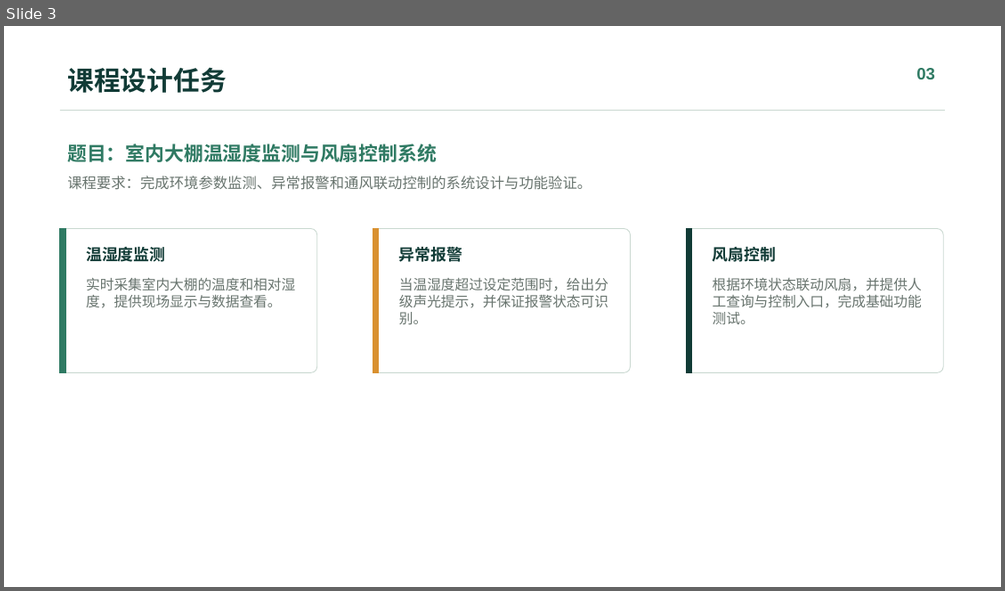
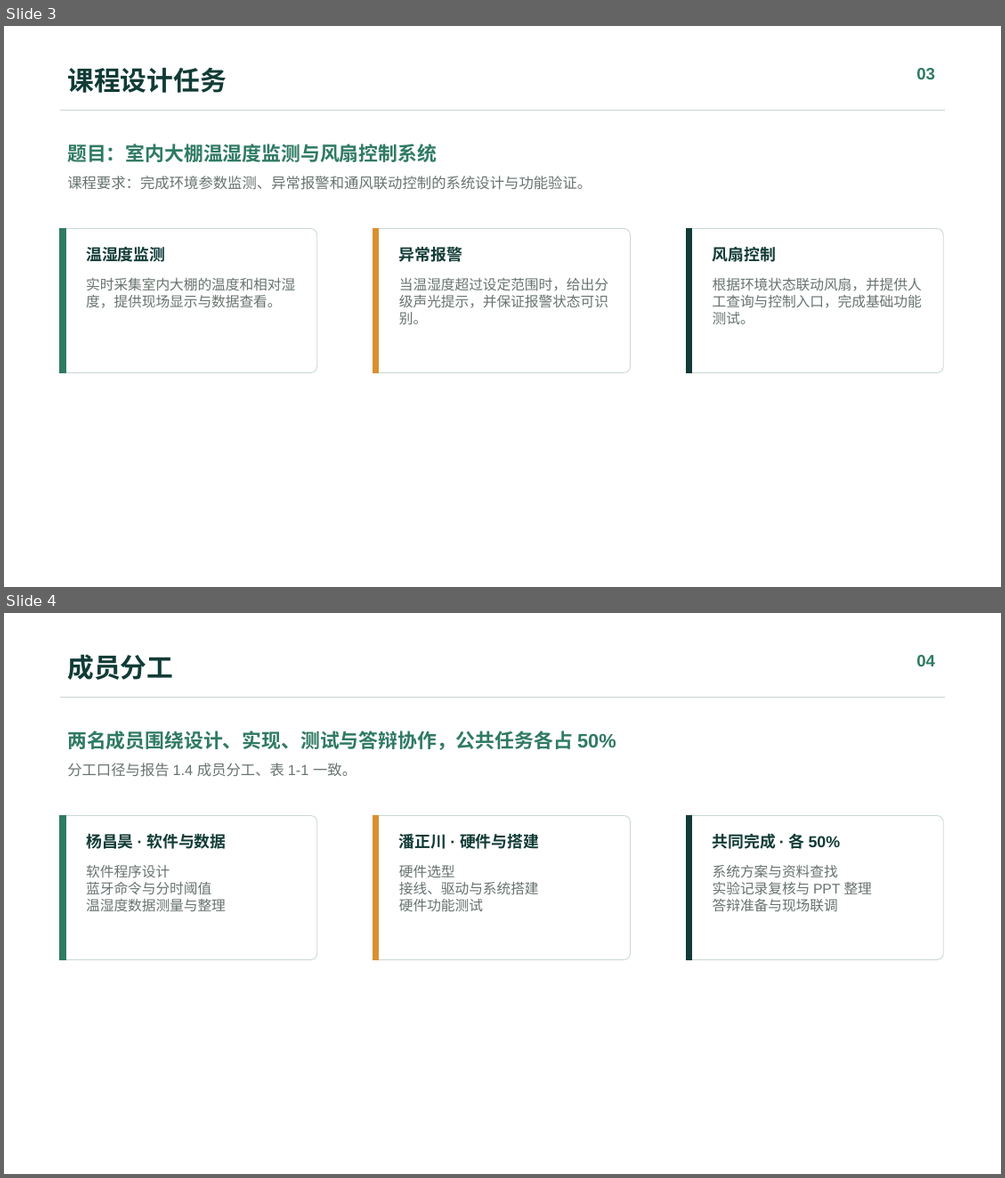
Before and after one commit to Ygreece/UNO_DHT22_OLED, a slide deck: docs/submission/室内大棚温湿度监测与风扇控制系统_答辩汇报_脱敏版.pptx. Shown one above the other, each under a label of ours: slide 3 before the commit, slides 3 and 4 after it. The pictures are 1005x591 and 1005x1178 pixels, drawn with LibreOffice and Linux fonts; fonts in the diff are those of the drawing. Boxes give left, top, right and bottom in pixels: in the first picture for what was removed or moved away, otherwise in the second. Text is boxed around its words. In the diff, an @@ line names an element or a change of style, - is before the commit and + after.

Commit message:
docs: 报告与PPT封面改为模板下划线填空，新增成员分工与硬件实物照片

```diff
--- a/docs/submission/室内大棚温湿度监测与风扇控制系统_答辩汇报_脱敏版.pptx
+++ b/docs/submission/室内大棚温湿度监测与风扇控制系统_答辩汇报_脱敏版.pptx
@@ slide 4 added at (4, 613, 1001, 1174), background #FFFFFF @@
@@ text added at (67, 654, 173, 680), 25.5 pt, text #113B36, bold @@
+成员分工
@@ text added at (916, 655, 935, 666), 16 pt, text #2F7A63, bold @@
+04
@@ line added from (60, 697) to (945, 697), #C9D8D0 0.75 pt @@
@@ text added at (67, 730, 616, 750), 18.8 pt, text #2F7A63, bold @@
+两名成员围绕设计、实现、测试与答辩协作，公共任务各占 50%
@@ text added at (67, 763, 356, 777), 14 pt, text #68746E @@
+分工口径与报告 1.4 成员分工、表 1-1 一致。
@@ rounded rectangle added at (60, 816, 317, 960), fill #FFFFFF, outline #C9D8D0 0.75 pt @@
@@ rectangle added at (60, 816, 65, 960), fill #2F7A63, outline #2F7A63 0 pt @@
@@ rounded rectangle added at (373, 816, 631, 960), fill #FFFFFF, outline #C9D8D0 0.75 pt @@
@@ rectangle added at (373, 816, 379, 960), fill #D9902F, outline #D9902F 0 pt @@
@@ rounded rectangle added at (686, 816, 943, 960), fill #FFFFFF, outline #C9D8D0 0.75 pt @@
@@ rectangle added at (686, 816, 691, 960), fill #113B36, outline #113B36 0 pt @@
@@ text added at (86, 834, 226, 849), 15.2 pt, text #113B36, bold @@
+杨昌昊 · 软件与数据
@@ text added at (399, 834, 539, 849), 15.2 pt, text #113B36, bold @@
+潘正川 · 硬件与搭建
@@ text added at (712, 833, 841, 849), 15.2 pt, text #113B36, bold @@
+共同完成 · 各 50%
@@ text added at (86, 865, 226, 911), 13.5 pt, text #68746E @@
+软件程序设计
+蓝牙命令与分时阈值
+温湿度数据测量与整理
@@ text added at (399, 865, 539, 911), 13.5 pt, text #68746E @@
+硬件选型
+接线、驱动与系统搭建
+硬件功能测试
@@ text added at (712, 865, 872, 911), 13.5 pt, text #68746E @@
+系统方案与资料查找
+实验记录复核与 PPT 整理
+答辩准备与现场联调
```
Also in this commit, not shown: 15 slides changed, 1 other file.
